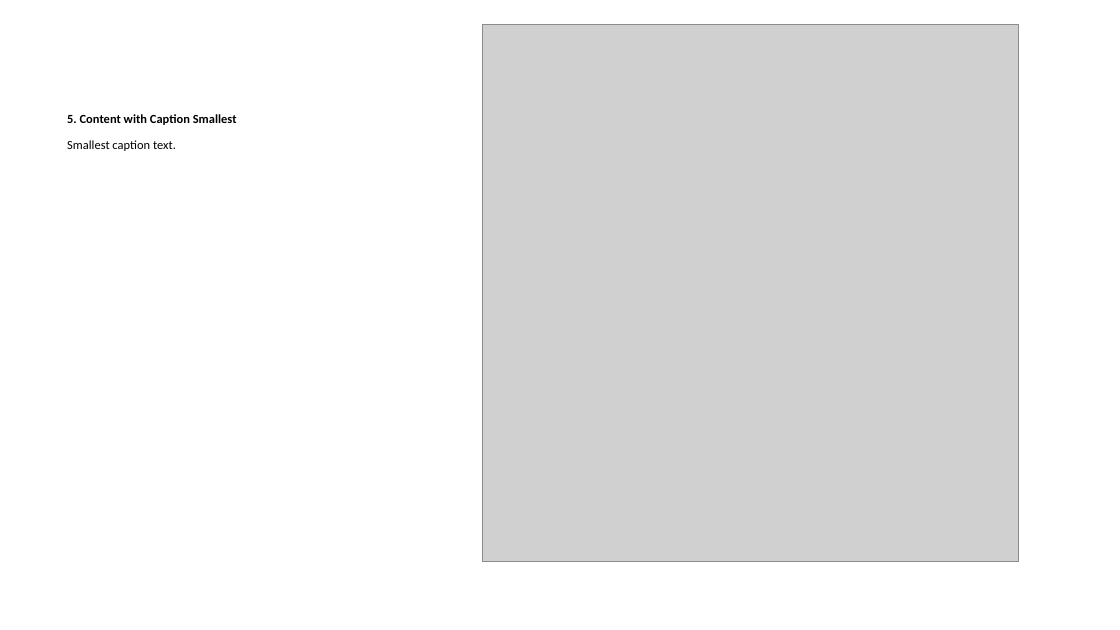
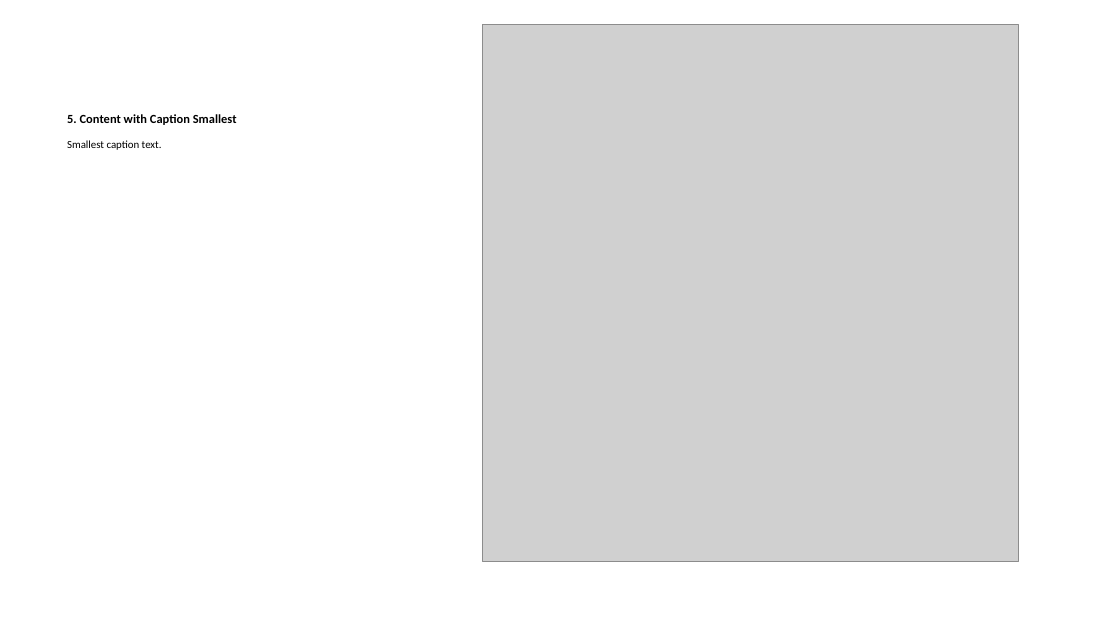
Before and after one commit to David-Rieger/quarto-pptx-layouts, a slide deck: slide 16 of example/example.pptx (slide 25 before the commit). Drawn at 1120x630 pixels with LibreOffice and Linux fonts; fonts in the diff are those of the drawing; grey boxes stand for pictures. Boxes give left, top, right and bottom in pixels: in the first picture for what was removed or moved away, otherwise in the second. Text is boxed around its words. In the diff, an @@ line names an element or a change of style, - is before the commit and + after.

```diff
--- a/example/example.pptx
+++ b/example/example.pptx
@@ text "Smallest caption text." at (x1=67, y1=140, x2=162, y2=150): size 8 to 7 pt @@
```
Also in this commit, not shown: 7 other slides changed, 12 slides removed, 5 other files.
